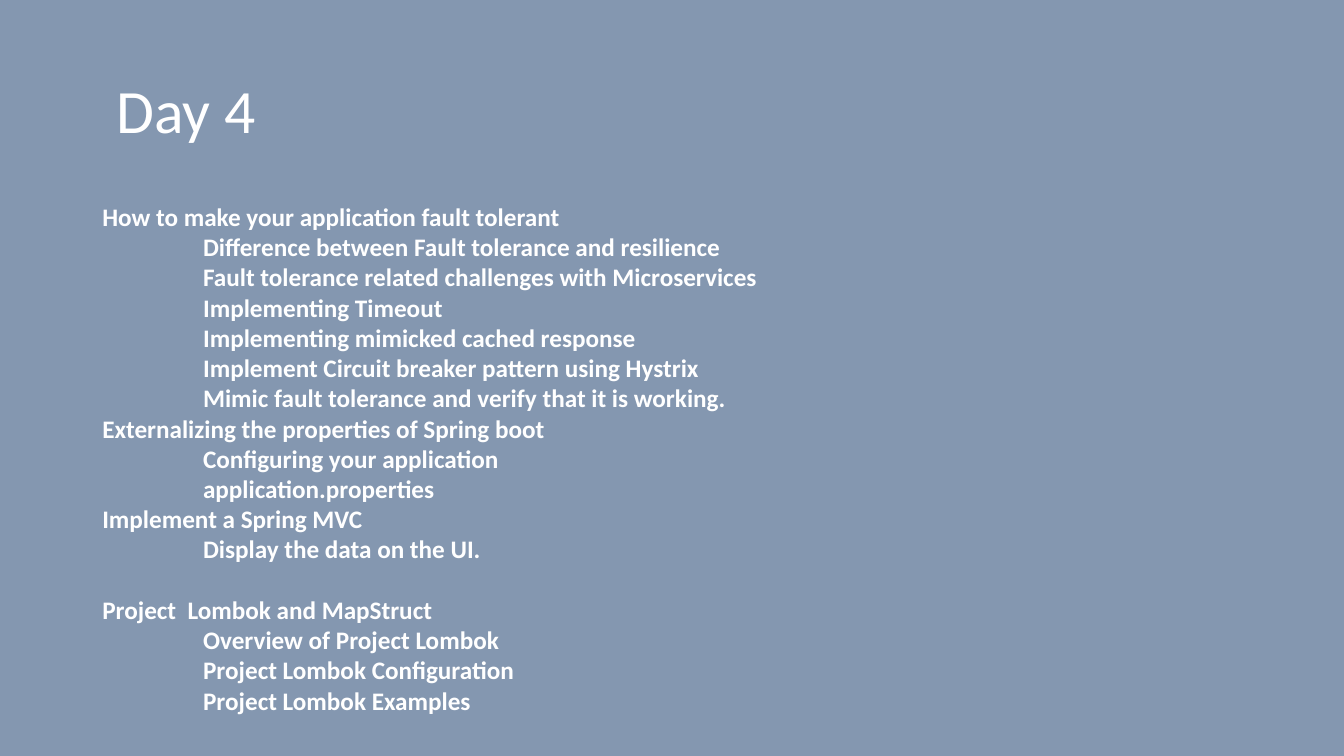
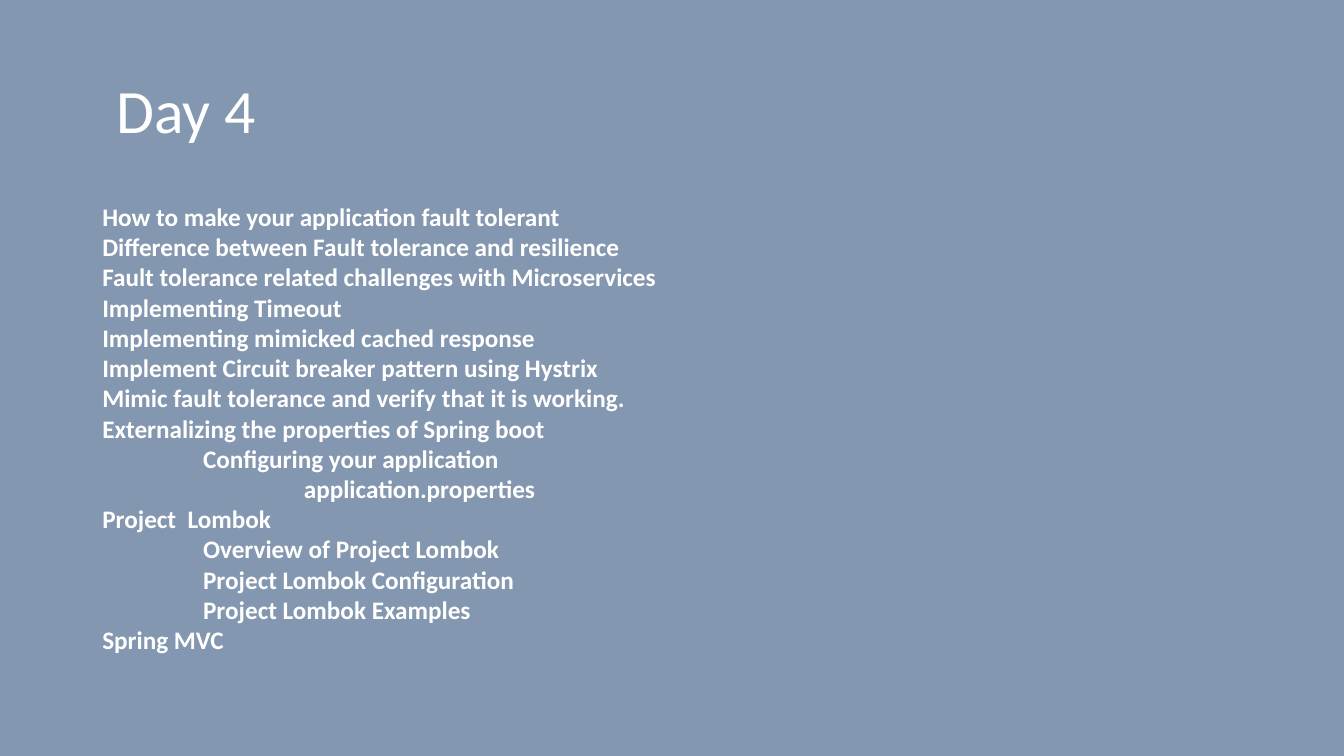
Before and after one commit to vilasvarghese/microservices, a slide deck: slide 5 of training/Agenda.pptx. Drawn at 1344x756 pixels with LibreOffice and Linux fonts; fonts in the diff are those of the drawing. Boxes give left, top, right and bottom in pixels: in the first picture for what was removed or moved away, otherwise in the second. Text is boxed around its words. In the diff, an @@ line names an element or a change of style, - is before the commit and + after.

```diff
--- a/training/Agenda.pptx
+++ b/training/Agenda.pptx
@@ text at (102, 510, 271, 532): text changed @@
-Implement a Spring MVC
-Display the data on the UI.
-Project Lombok and MapStruct
+Project Lombok
@@ text at (102, 631, 224, 653): paragraph added @@
+Spring MVC
```
Also in this commit, not shown: 2 other slides changed, 1 slide added, 3 slides removed, 15 other files.
